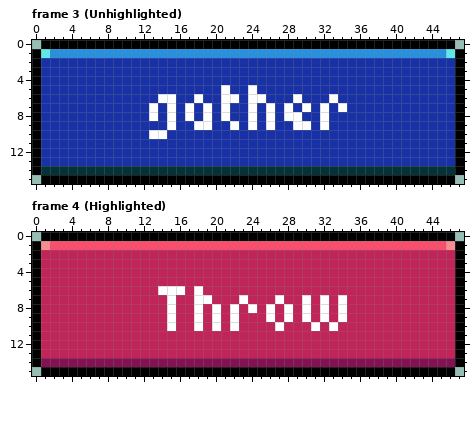
Two versions of one pixel-art file, assets/images/p1-btn.ase. Above is the file before it was changed.
48x16 pixels, 6 frames. Shown: frame 3 (Unhighlighted), frame 4 (Highlighted).
Now the later version:
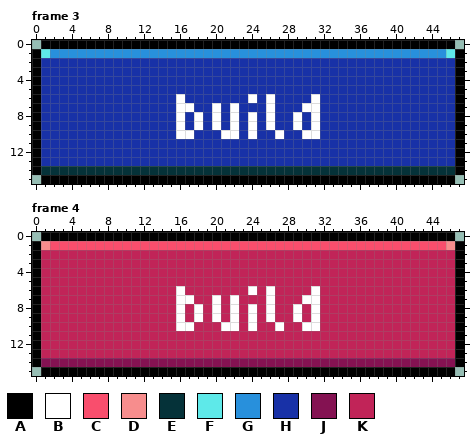
Palette (. is transparent): A #000000  B #ffffff  C #f94e6d  D #f78d8d  E #053239  F #5ee9e9  G #2890dc  H #1831a7  J #841252  K #c12458
The edit:
Frame 3:
The author changed colour H to colour B in row 6 at x 16, 26 and 31; in row 7 at x 16, 20, 22 and 31; in row 8 at x 16, 18, 20, 22 and 31; in row 9 at x 16, 20 and 31; in row 10 at x 16 to 17, 21 to 22, 24, 27 and 30 to 31.
The author changed colour B to colour H in row 5 at x 21 and 24; in row 6 at x 14 to 15, 18, 21 to 22, 25, 29 and 33; in row 7 at x 13, 15, 19, 21, 24, 28, 32 and 34; in row 8 at x 13, 15, 17, 19, 21, 28 and 32; in row 9 at x 15, 19, 30 and 32; in row 10 at x 13 to 14.
Frame 4:
The author changed colour K to colour B in row 6 at x 24, 26 and 31; in row 7 at x 16 to 17, 20, 22, 26 and 31; in row 8 at x 16, 29 and 31; in row 9 at x 16, 24, 29 and 31; in row 10 at x 16 to 17, 21, 24 and 30.
The author changed colour B to colour K in row 6 at x 14 to 15 and 18; in row 7 at x 15, 18 to 19, 23, 27, 32 and 34; in rows 8 to 9 at x 15, 28, 30, 32 and 34; in row 10 at x 15, 18, 20 and 33.
Changed places in both pictures, as pixel boxes (x1, y1, x2, y2):
changed: (149, 85, 347, 139)
changed: (158, 286, 347, 331)
